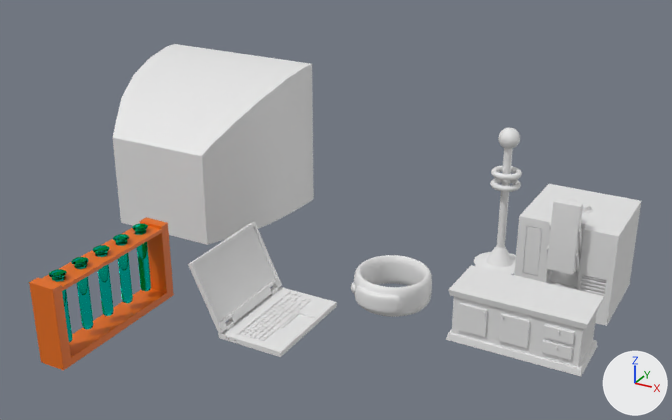
An edit to the Blender file src/pratybos-master.blend, drawn before and after from the same camera.
Both versions are drawn from a 50 mm camera at (6.83, -14.74, 8.71) aimed at (-1.42, 0.27, 1.2). The axes (+X, +Y, +Z) are drawn at lower right. The lights are the same throughout.

Names of what the first picture shows: 'Collection', 'Collection.001', 'Collection.003', 'Collection.004', 'Collection.005', 'Collection.007', 'Collection.009'.
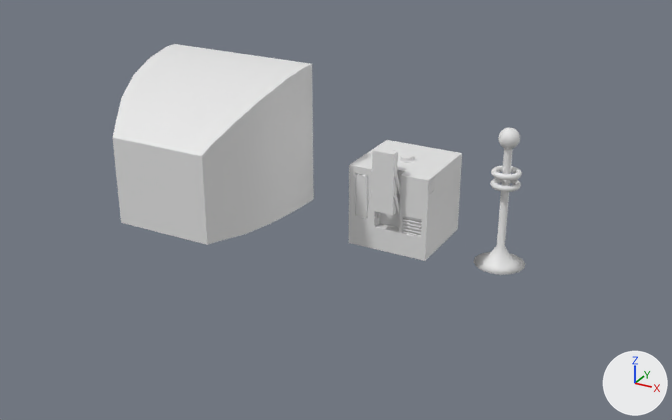
ob_tebl is not drawn itself; it is the parent of ob_handles.

What changed in the scene script:
```text
Change me_cube_028:
    where me_cube_028.from_pydata(...)  # 258 vertices, 226 faces; spans x -1.0..1.0, y -1.0..1.0, z -1.0..1.0
    me_cube_028 part 1: 167 of 258 vertices moved; they spanned x -1.0..1.0, y -0.98..-0.74, z -1.0..1.0 and now span x -1.0..1.0, y -0.99..-0.58, z -1.0..1.0; mean shift (0.0, 0.05, -0.06); largest move (0.99, -0.76, 0.78) -> (0.98, -0.64, 0.64)
Change col_collection_002:
    add col_collection_002.objects.link(ob_cylinder_003)
    add col_collection_002.objects.link(ob_cylinder_001)
Change col_collection_003:
    add col_collection_003.objects.link(ob_main_box)
    add col_collection_003.objects.link(ob_button)
    add col_collection_003.objects.link(ob_small_box)
    add col_collection_003.objects.link(ob_arms)
    add col_collection_003.objects.link(ob_camera)
    add col_collection_003.objects.link(ob_grill)
Remove ob_collection:
    ob_collection = bpy.data.objects.new('Collection', None)
Remove ob_collection_001:
    ob_collection_001 = bpy.data.objects.new('Collection.001', None)
Change ob_collection_004:
    ob_collection_004.instance_collection: col_collection_004 -> col_collection_002
Change ob_collection_005:
    ob_collection_005.location: (2.76, 3.2, 0.0) -> (-1.64, 4.1, 0.0)
    ob_collection_005.instance_collection: col_collection_007 -> col_collection_003
Remove ob_collection_007:
    ob_collection_007 = bpy.data.objects.new('Collection.007', None)
Remove ob_collection_009:
    ob_collection_009 = bpy.data.objects.new('Collection.009', None)
Remove ob_torus:
    ob_torus = bpy.data.objects.new('Torus', me_torus)
Remove ob_tebl:
    ob_tebl = bpy.data.objects.new('tebl', me_cube)
Remove ob_handles:
    ob_handles = bpy.data.objects.new('handles', me_cylinder_002)
Remove ob_cube_025:
    ob_cube_025 = bpy.data.objects.new('Cube.025', me_cube_030)
Remove ob_cube_024:
    ob_cube_024 = bpy.data.objects.new('Cube.024', me_cube_029)
Remove ob_cube_023:
    ob_cube_023 = bpy.data.objects.new('Cube.023', me_cube_004)
Remove ob_cube_001:
    ob_cube_001 = bpy.data.objects.new('Cube.001', me_cube_002)
Remove ob_cube_002:
    ob_cube_002 = bpy.data.objects.new('Cube.002', me_cube_003)
Remove ob_cube_003:
    ob_cube_003 = bpy.data.objects.new('Cube.003', me_cube_006)
Remove ob_cube_004:
    ob_cube_004 = bpy.data.objects.new('Cube.004', me_cube_007)
Remove ob_cube_005:
    ob_cube_005 = bpy.data.objects.new('Cube.005', me_cube_008)
Remove ob_cube_006:
    ob_cube_006 = bpy.data.objects.new('Cube.006', me_cube_009)
Remove ob_cube_007:
    ob_cube_007 = bpy.data.objects.new('Cube.007', me_cube_010)
Remove ob_cube_008:
    ob_cube_008 = bpy.data.objects.new('Cube.008', me_cube_011)
Remove ob_cube_009:
    ob_cube_009 = bpy.data.objects.new('Cube.009', me_cube_012)
Remove ob_cube_010:
    ob_cube_010 = bpy.data.objects.new('Cube.010', me_cube_013)
Remove ob_cube_011:
    ob_cube_011 = bpy.data.objects.new('Cube.011', me_cube_014)
Remove ob_cube_012:
    ob_cube_012 = bpy.data.objects.new('Cube.012', me_cube_015)
Remove ob_cube_013:
    ob_cube_013 = bpy.data.objects.new('Cube.013', me_cube_016)
Remove ob_cube_014:
    ob_cube_014 = bpy.data.objects.new('Cube.014', me_cube_017)
Remove ob_cube_015:
    ob_cube_015 = bpy.data.objects.new('Cube.015', me_cube_018)
Remove ob_cube_016:
    ob_cube_016 = bpy.data.objects.new('Cube.016', me_cube_019)
Remove ob_cube_017:
    ob_cube_017 = bpy.data.objects.new('Cube.017', me_cube_020)
Remove ob_cube_018:
    ob_cube_018 = bpy.data.objects.new('Cube.018', me_cube_021)
Remove ob_cube_019:
    ob_cube_019 = bpy.data.objects.new('Cube.019', me_cube_022)
Remove ob_cube_020:
    ob_cube_020 = bpy.data.objects.new('Cube.020', me_cube_023)
Remove ob_cube_021:
    ob_cube_021 = bpy.data.objects.new('Cube.021', me_cube_024)
Remove ob_cube_022:
    ob_cube_022 = bpy.data.objects.new('Cube.022', me_cube_025)
Add ob_cylinder_003:
    ob_cylinder_003 = bpy.data.objects.new('Cylinder.003', me_cylinder_005)  # 289 vertices, 289 faces; spans x -0.62..0.62, y -0.62..0.62, z -1.45..1.95
    ob_cylinder_003.location = (0.0, 0.0, 0.0)
```

Changed parts and their boxes (x1, y1, x2, y2) in the pictures (672 x 420 px; the box of a moved part takes in the faces that stretch with it):
'Collection.005', reshaped, moved, surface changed (11% narrower, 15% shorter)
    before: (514, 184, 641, 326)
    after: (349, 140, 462, 261)
'Collection.001', deleted
    before: (446, 265, 604, 376)
'Collection.007', deleted
    before: (29, 217, 174, 370)
'Collection.009', deleted
    before: (188, 222, 337, 357)
'Collection', deleted
    before: (351, 255, 432, 317)
part 1 of me_cube_028, moved or reshaped
    before: (515, 184, 641, 325)
    after: (350, 140, 462, 261)
